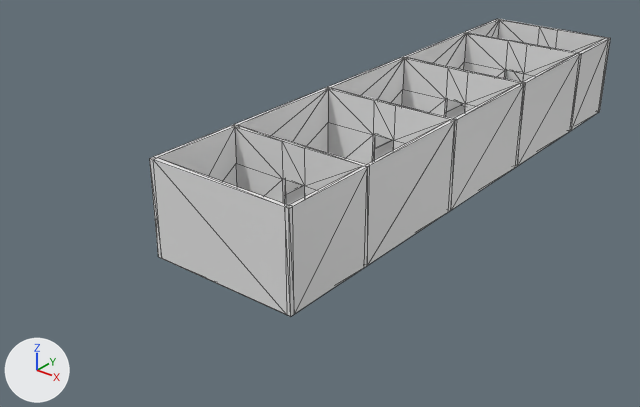
An edit to the FBX model cookies/Assets/Models/Housing/snuff_chamber.FBX, drawn before and after from the same camera.
The view is the same before and after, from a camera (50 mm lens) standing at (13.7, -22.1, 11.4) and looking at (-1.1, -3.6, -0.1). The lights are fixed; the arrows at lower left show +X, +Y and +Z. Mesh edges are drawn as thin lines. Materials are left out; every surface is plain grey. Where no turn or scale is listed for an object, it has been applied to the vertices.

Objects in the first picture: 'snuff_chamber_floor', 'snuff_chamber_walls'.
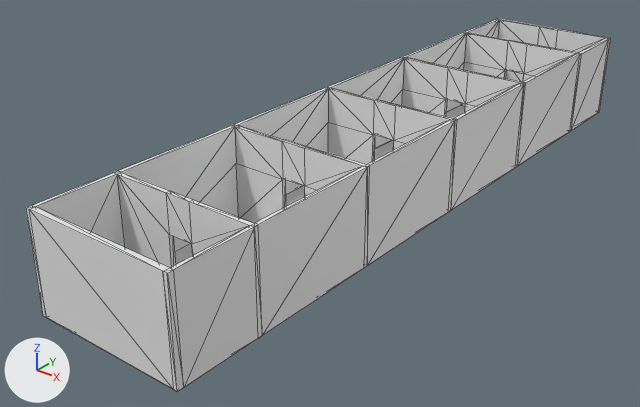
What differs and where, as boxes (x1, y1, x2, y2) in the pictures (640 x 407 px):
'snuff_chamber_walls', reshaped (27% wider, 25% taller): before (149, 19, 610, 317); after (26, 19, 610, 392)
'snuff_chamber_floor', reshaped: before (286, 105, 465, 205); after (175, 105, 465, 264)
part 2 of me_mesh, built on: before (149, 126, 367, 317); after (26, 126, 367, 392)

Patch to the scene script:
```diff
--- a/cookies/Assets/Models/Housing/snuff_chamber.FBX.py
+++ b/cookies/Assets/Models/Housing/snuff_chamber.FBX.py
@@ me_mesh_001 @@
 me_mesh_001.from_pydata(...)  # 4 vertices, 1 face; spans x -2.3..2.3, y -15.8..2.0, z 0.0
 # used by ob_snuff_chamber_floor; location = (0.0, 6.86, 0.0)
-me_mesh_001.vertices[0].co = (-2.3, -15.8, 0.0)  # pixel (158, 256)
-me_mesh_001.vertices[1].co = (2.3, -15.8, 0.0)  # pixel (290, 316)
+# me_mesh_001 part 1
+me_mesh_001.vertices[0].co = (-2.3, -19.3, 0.0)  # pixel (42, 315)
+me_mesh_001.vertices[1].co = (2.3, -19.3, 0.0)  # pixel (177, 391)
@@ me_mesh @@
 # used by ob_snuff_chamber_walls; location = (0.0, 0.0, 0.0)
-me_mesh.from_pydata(...)  # 176 vertices, 368 faces; spans x -2.3..2.3, y -8.9..8.9, z 0.0..2.8
+me_mesh.from_pydata(...)  # 204 vertices, 428 faces; spans x -2.3..2.3, y -12.5..8.9, z 0.0..2.8
+# me_mesh part 2
+# 4 vertices are removed from x -2.1..2.1, y -8.9, z 0.0..2.8
+# 18 faces are deleted
+# 12 vertices in x -2.3..2.3, y -8.9..-8.8, z 0.0..2.8 move by (0.0, -1.1, 0.0)
+# 24 vertices are added at x -2.3..2.3, y -12.5..-9.9, z 0.0..2.8
+# 8 new vertices lie (0.0, -2.3, 0.0) away from vertices in x -2.3..2.3, y -10.0..-8.9, z 0.0..2.8
+# 78 new faces join them
```
